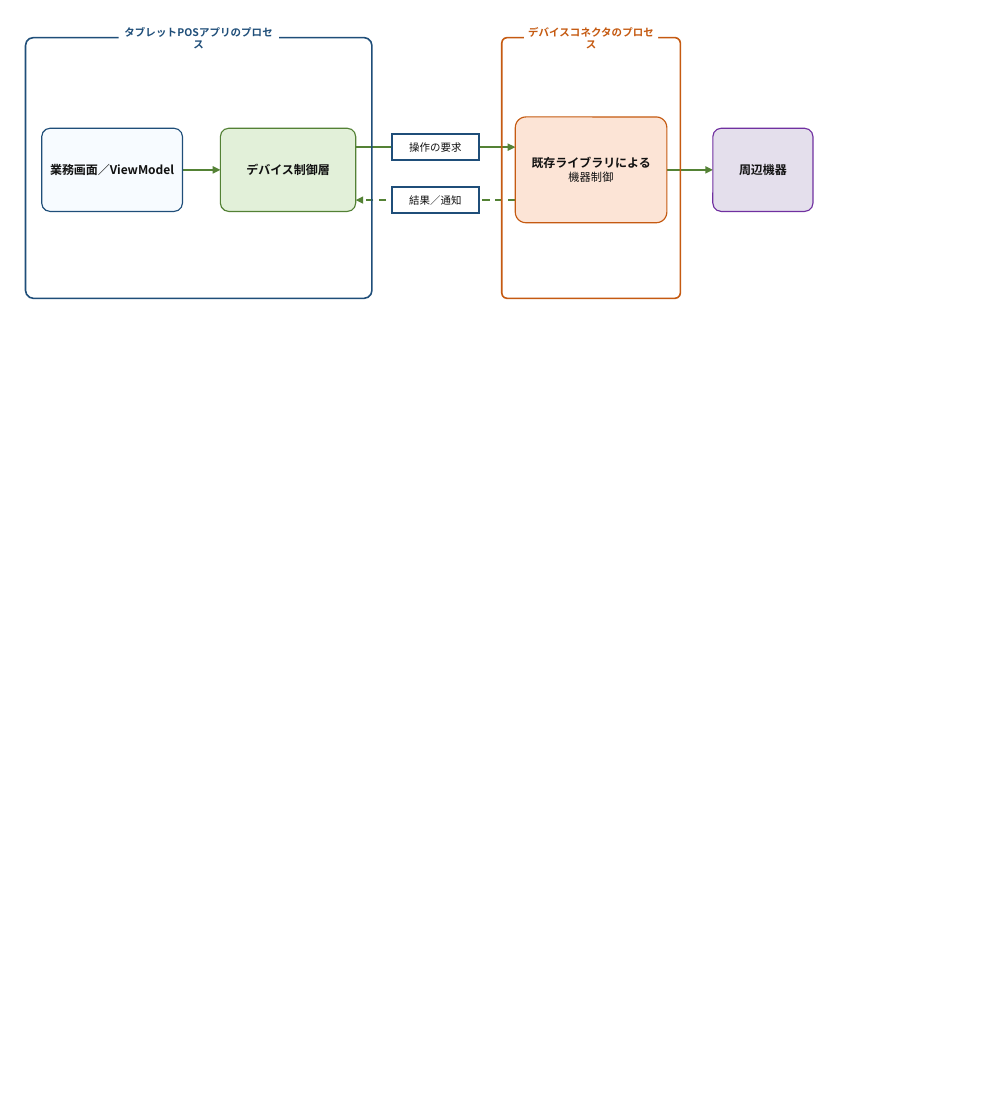
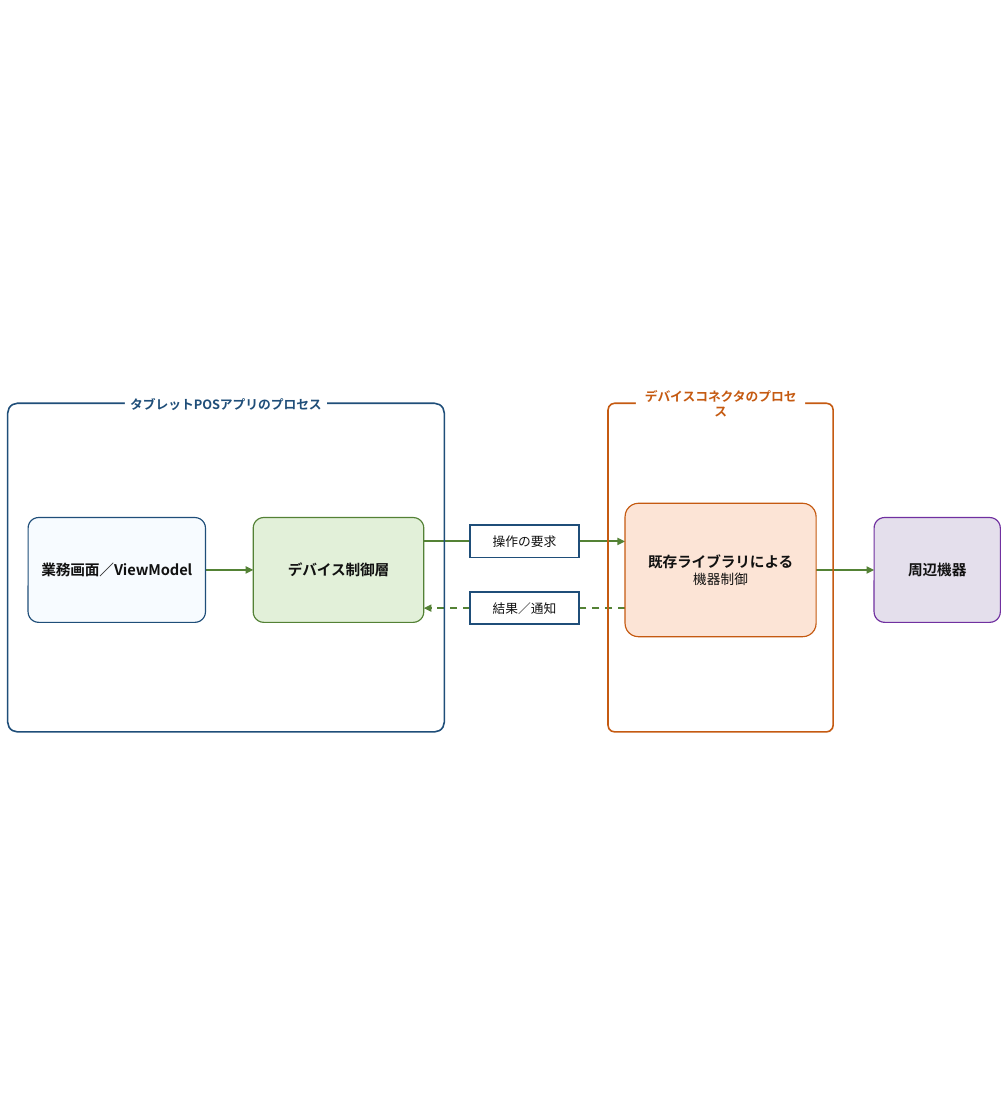
Before and after one commit to vti-sam/smj-ks-pos-stored, a slide deck: slide 1 of artifacts/reports/architecture/ARCH-CONNECTOR-01_次世代POS_デバイスコネクタ基本設計書/diagram.pptx. Drawn at 1008x1120 pixels with LibreOffice and Linux fonts; fonts in the diff are those of the drawing. Boxes give left, top, right and bottom in pixels: in the first picture for what was removed or moved away, otherwise in the second. Text is boxed around its words. In the diff, an @@ line names an element or a change of style, - is before the commit and + after.

```diff
--- a/artifacts/reports/architecture/ARCH-CONNECTOR-01_次世代POS_デバイスコネクタ基本設計書/diagram.pptx
+++ b/artifacts/reports/architecture/ARCH-CONNECTOR-01_次世代POS_デバイスコネクタ基本設計書/diagram.pptx
@@ group removed at (26, 38, 680, 299): 3 arrows, 2 rounded rectangles @@
@@ text "タブレットPOSアプリのプロセス": place and size @@
-text "タブレットPOSアプリのプロセス" at (124, 27, 272, 37)
+text "タブレットPOSアプリのプロセス" at (130, 398, 322, 410)
@@ text "デバイスコネクタのプロセス": place and size @@
-text "デバイスコネクタのプロセス" at (528, 27, 654, 49)
+text "デバイスコネクタのプロセス" at (645, 390, 797, 417)
@@ group added at (7, 403, 874, 732): 3 arrows, 2 rounded rectangles @@
@@ rounded rectangle "既存ライブラリによる": place and size @@
-rounded rectangle "既存ライブラリによる" at (515, 117, 667, 222)
+rounded rectangle "既存ライブラリによる" at (625, 504, 816, 637)
@@ rounded rectangle "既存ライブラリによる" at (625, 504, 816, 637): size 9.4 to 11.4 pt in "既存ライブラリによる"; size 8.8 to 10.7 pt in "機器制御" @@
@@ rounded rectangle "業務画面／ViewModel": place and size @@
-rounded rectangle "業務画面／ViewModel" at (41, 129, 182, 212)
+rounded rectangle "業務画面／ViewModel" at (28, 518, 206, 623)
@@ rounded rectangle "デバイス制御層": place and size @@
-rounded rectangle "デバイス制御層" at (221, 129, 356, 212)
+rounded rectangle "デバイス制御層" at (254, 518, 425, 623)
@@ rectangle "操作の要求": place and size @@
-rectangle "操作の要求" at (392, 134, 479, 160)
+rectangle "操作の要求" at (470, 526, 579, 558)
@@ size 9.4 to 11.4 pt in 3 elements at (28, 518, 206, 623), (254, 518, 425, 623), (874, 518, 1000, 623) @@
@@ rounded rectangle "周辺機器": place and size @@
-rounded rectangle "周辺機器" at (713, 129, 813, 212)
+rounded rectangle "周辺機器" at (874, 518, 1000, 623)
@@ arrow moved from (667, 170) - (713, 170) to (206, 571) - (254, 571) @@
@@ size 8.2 to 10 pt in 4 elements at (130, 398, 322, 410), (645, 390, 797, 417), (470, 526, 579, 558), (470, 592, 579, 624) @@
@@ rectangle "結果／通知": place and size @@
-rectangle "結果／通知" at (392, 187, 479, 213)
+rectangle "結果／通知" at (470, 592, 579, 624)
```
Also in this commit, not shown: 2 other slides changed, 40 other files.
